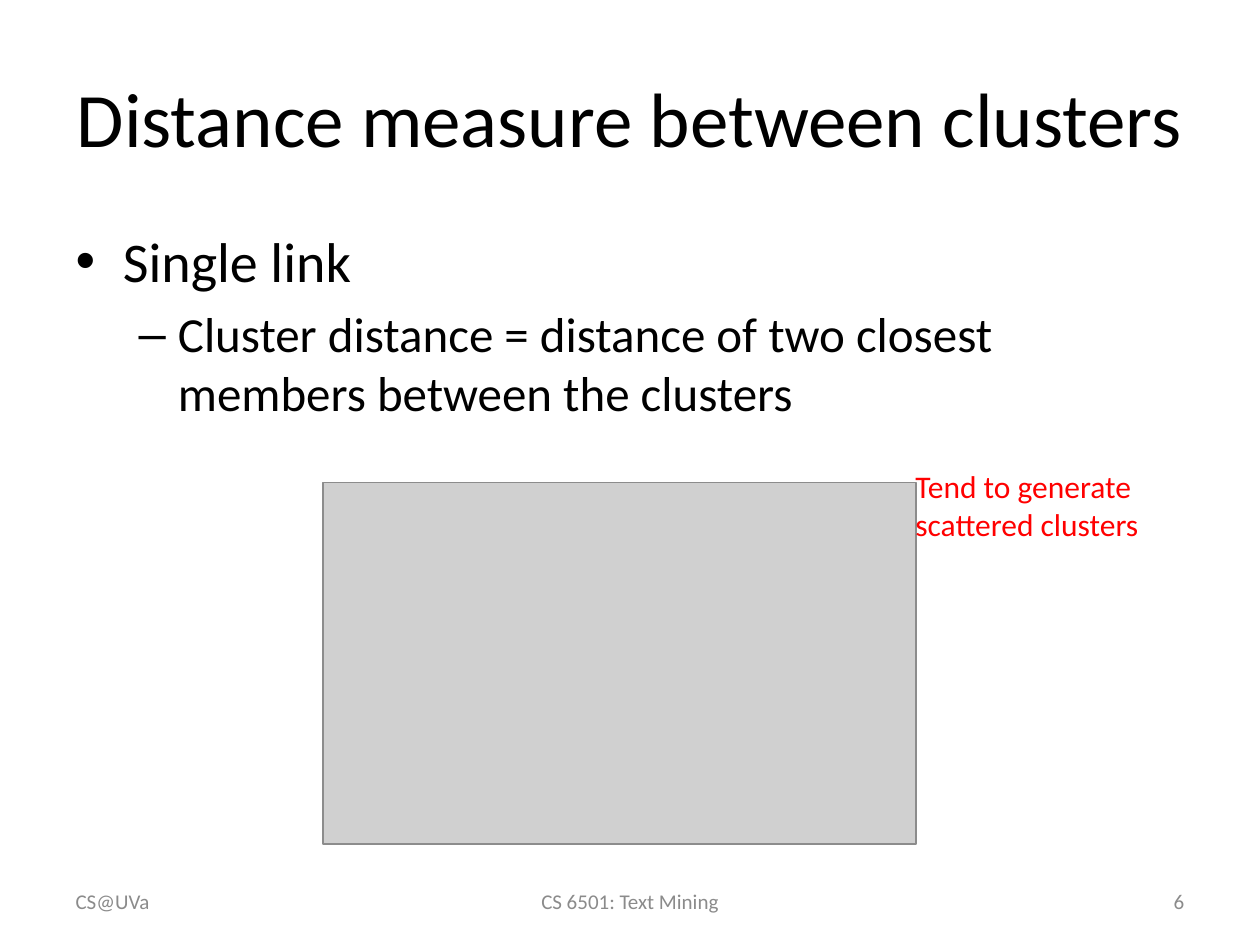
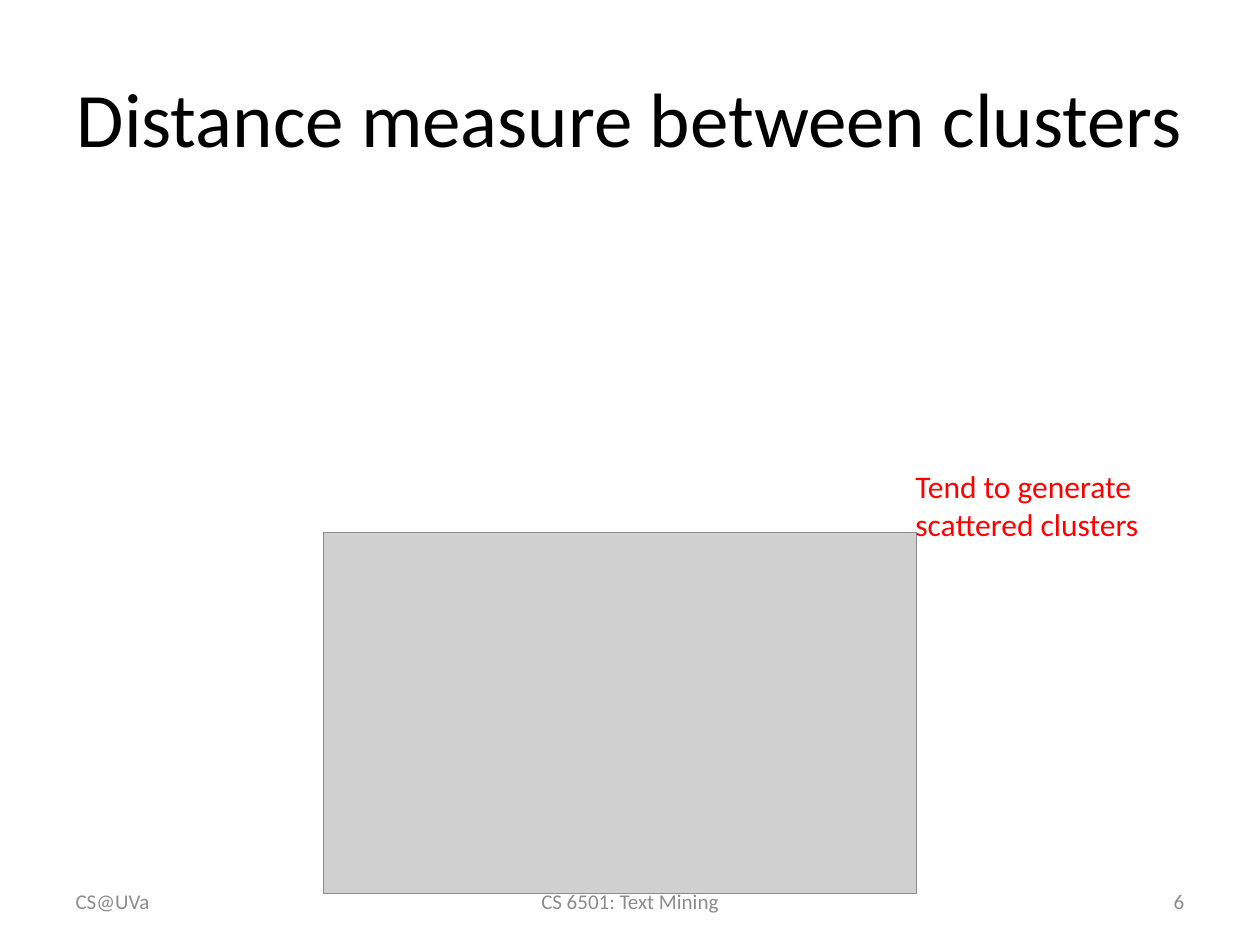
Before and after one commit to wang296/CS6501-Text-Mining, a slide deck: slide 6 of docs/Hierarchical clustering.pptx. Drawn at 1260x945 pixels with LibreOffice and Linux fonts; fonts in the diff are those of the drawing; grey boxes stand for pictures. Boxes give left, top, right and bottom in pixels: in the first picture for what was removed or moved away, otherwise in the second. Text is boxed around its words. In the diff, an @@ line names an element or a change of style, - is before the commit and + after.

```diff
--- a/docs/Hierarchical clustering.pptx
+++ b/docs/Hierarchical clustering.pptx
@@ text removed at [123, 243, 992, 412] @@
-• Single link
-  – Cluster distance = distance of two closest members between the clusters
@@ picture: place and size @@
-picture at [323, 483, 916, 844]
+picture at [324, 532, 917, 893]
```
Also in this commit, not shown: 5 other slides changed, 8 other files.
